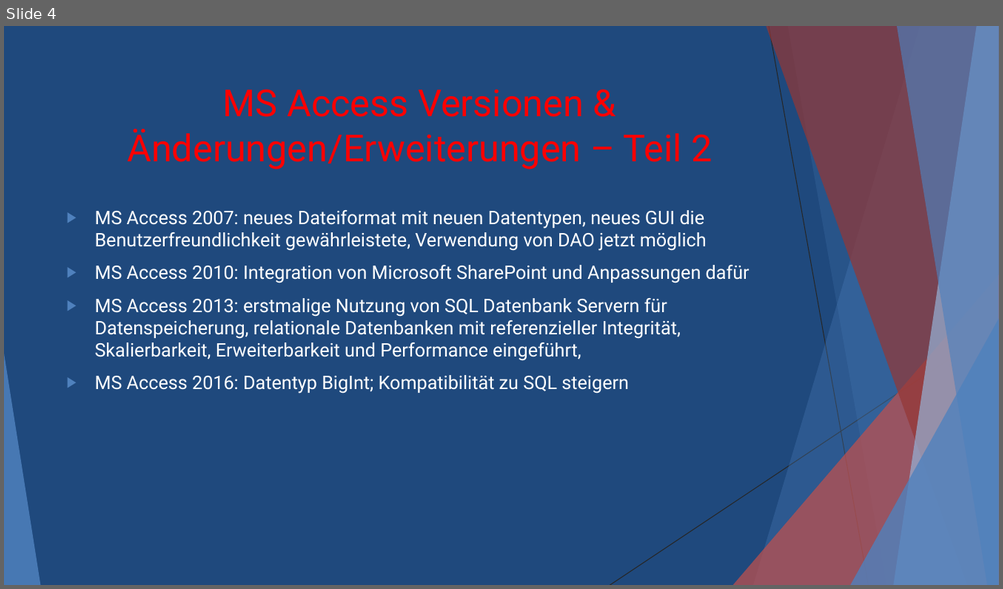
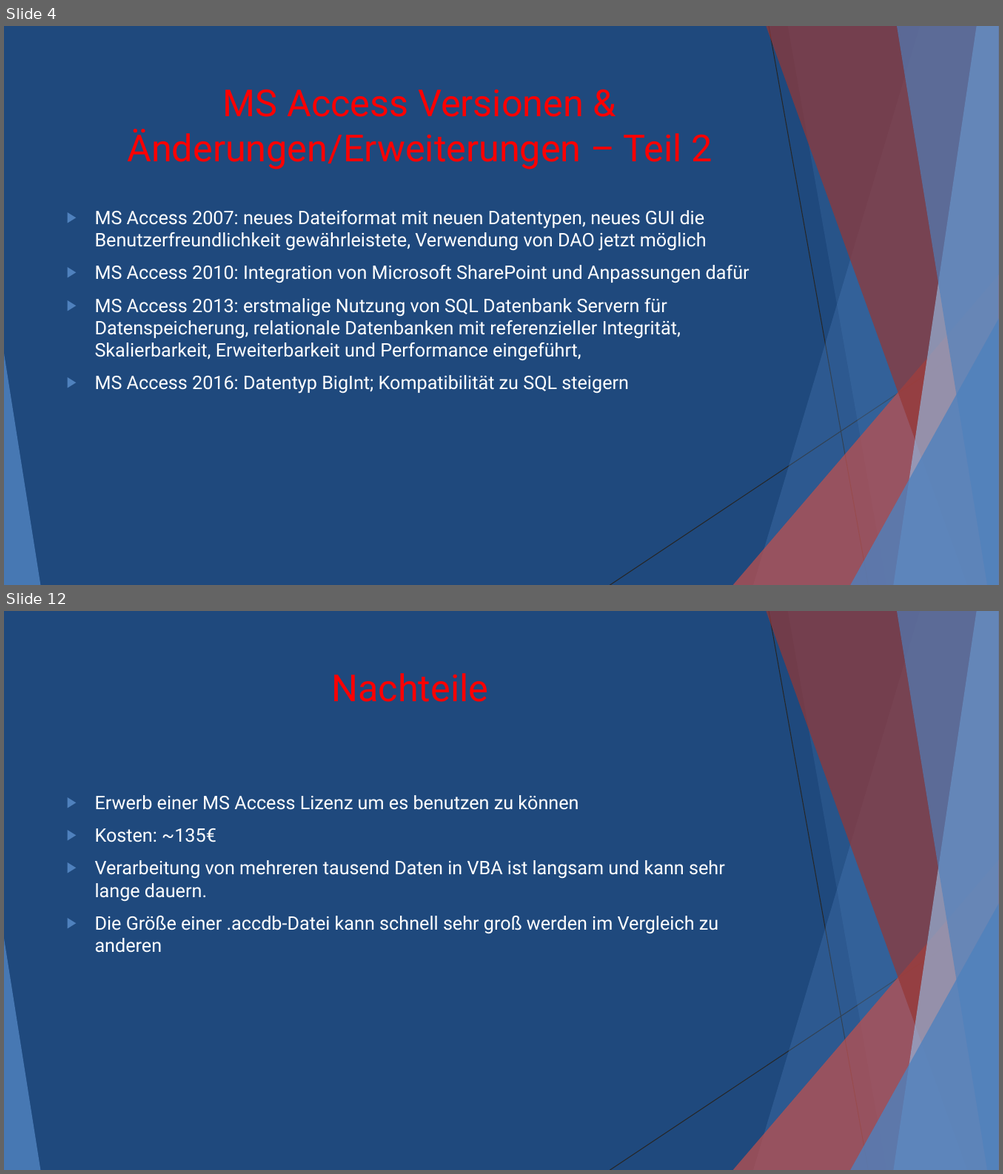
Before and after one commit to Grubchri/DBI, a slide deck: Microsoft Access.pptx. Shown one above the other, each under a label of ours: slide 4 before the commit, slides 4 and 12 after it; the slides between them are not shown. The pictures are 1003x589 and 1003x1174 pixels, drawn with LibreOffice and Linux fonts; fonts in the diff are those of the drawing. Boxes give left, top, right and bottom in pixels: in the first picture for what was removed or moved away, otherwise in the second. Text is boxed around its words. In the diff, an @@ line names an element or a change of style, - is before the commit and + after.

```diff
--- a/Microsoft Access.pptx
+++ b/Microsoft Access.pptx
@@ slide 12 added at (4, 611, 999, 1170), background #1F497D; not listed: 10 template elements that a slide beside it also shows @@
@@ title added at (331, 673, 488, 702), 36 pt, text #FF0000 @@
+Nachteile
@@ text added at (95, 795, 725, 953), 18 pt, text #FFFFFF @@
+▶ Erwerb einer MS Access Lizenz um es benutzen zu können
+▶ Kosten: ~135€
+▶ Verarbeitung von mehreren tausend Daten in VBA ist langsam und kann sehr lange dauern.
+▶ Die Größe einer .accdb-Datei kann schnell sehr groß werden im Vergleich zu anderen
```
Also in this commit, not shown: 2 slides changed, 7 other slides added, 1 other file.
